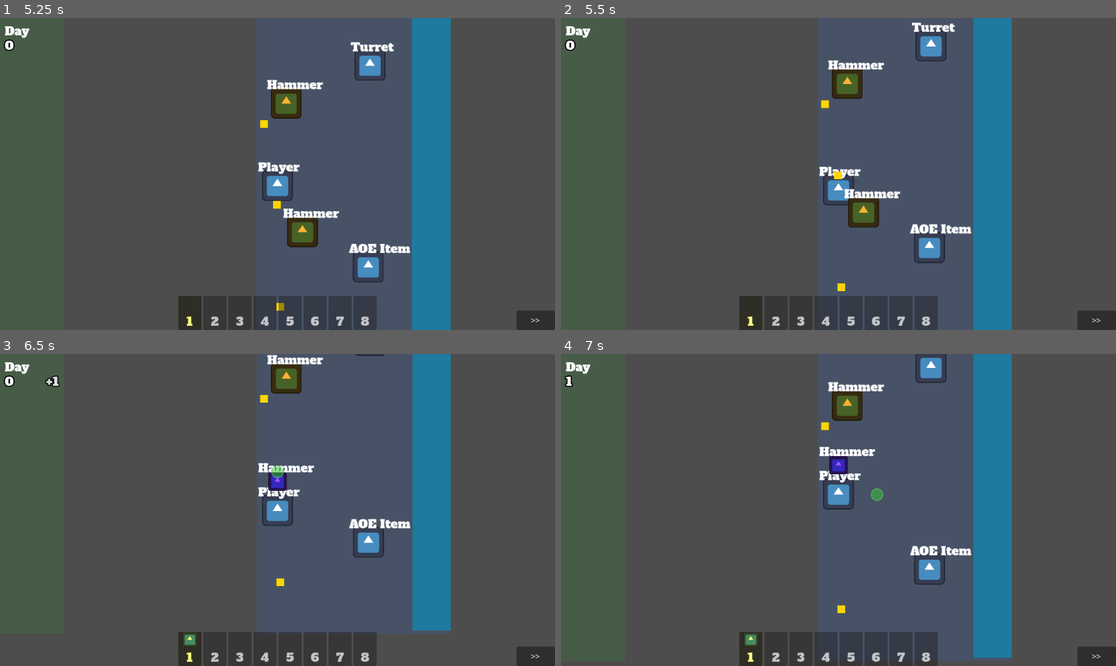
Above: before the commit, frames 1-4 (two rows, left to right).
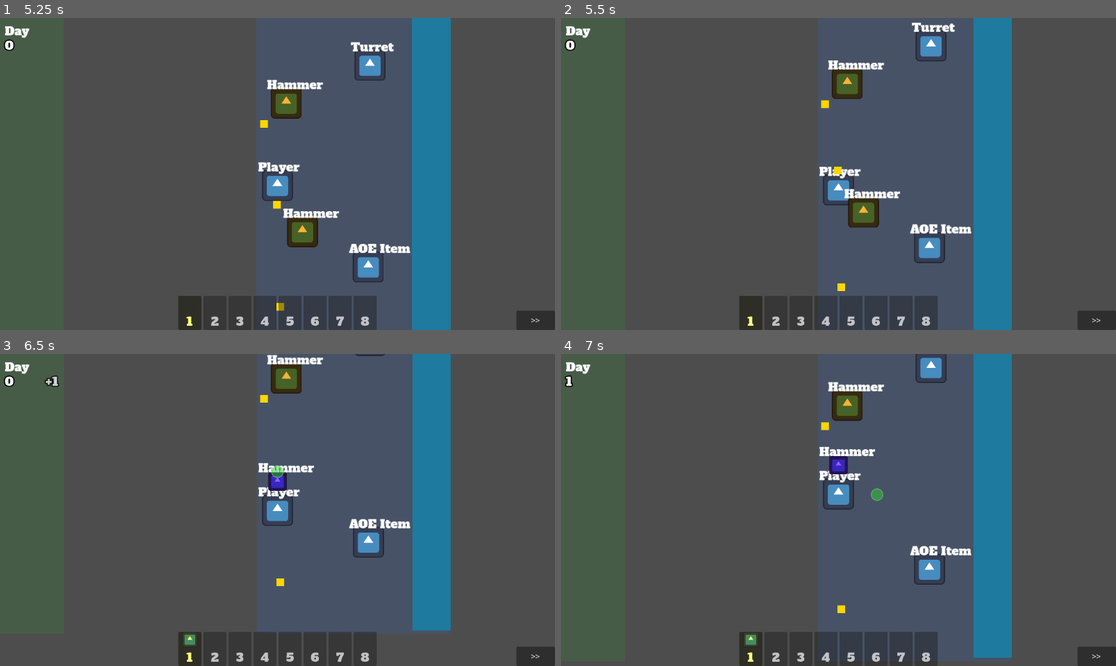
Above: after the commit, the same moments.

Repository: poga/dark-sea
Game: Godot game, scene res://scenes/game/main.tscn
Same seed, same stepped clock (60 frames per second), same inputs: the game is played once before the commit and once after it. The project has no main scene, so this scene is started directly. The engine's default icon, where the game draws it, is replaced by a stand-in: a white triangle on a blue panel in a dark square.
Inputs (mouse positions are in pixels of both pictures, inside the frame that each line leads up to):
- Up to frame 1 (5.25 s): tap Enter at 0.5 s; move the mouse to (399, 158) at 0.52 s; press the mouse at (399, 158) at 0.53 s; hold D (move_right) 0.53-1.25 s; release the mouse at (399, 158) at 1.25 s; drag from (166, 189) to (33, 174) at 1.27 s; move the mouse to (333, 105) at 2.02 s; hold D (move_right) 2.03-2.75 s; hold Shift 2.03-2.75 s; click (333, 105) at 2.3 s; drag from (249, 236) to (294, 174) at 2.77 s; move the mouse to (444, 220) at 3.52 s; press the mouse at (444, 220) at 3.53 s; hold A (move_left) 3.53-4.25 s; tap Ctrl at 3.6 s; release the mouse at (444, 220) at 4.25 s; drag from (111, 127) to (333, 174) at 4.27 s; move the mouse to (305, 174) at 5.02 s; press the mouse at (305, 174) at 5.03 s; hold S (move_down) from 5.03 s (still down)
- Up to frame 2 (5.5 s): keep holding S (move_down)
- Up to frame 3 (6.5 s): release S (move_down) at 5.75 s; release the mouse at (305, 510) at 5.75 s; drag from (194, 432) to (277, 500) at 5.77 s
- Up to frame 4 (7 s): move the mouse to (960, 494) at 6.52 s; press the mouse at (960, 494) at 6.53 s; hold W (move_up) from 6.53 s (still down); tap Alt at 6.6 s

Frame 1 is identical in both runs. In frame 2, less than 0.1% of the frame differs, in the area x 49-51%, y 47-52%; in frame 3, less than 0.1%; in frame 4, nothing differs.

Commit message:
feat(gold): tuned rise values and scene UID updates
Co-Authored-By: Claude Opus 4.6 <noreply@anthropic.com>

Diff:
--- a/scenes/gold/gold.tscn
+++ b/scenes/gold/gold.tscn
@@ -1,19 +1,22 @@
-[gd_scene load_steps=3 format=3]
+[gd_scene format=3 uid="uid://cymyiqi4rc5bn"]
 
-[ext_resource type="Script" path="res://scenes/gold/gold.gd" id="1"]
+[ext_resource type="Script" uid="uid://24mid1cvsqia" path="res://scenes/gold/gold.gd" id="1"]
 
 [sub_resource type="CircleShape2D" id="SubResource_1"]
 radius = 20.0
 
-[node name="Gold" type="Area2D"]
+[node name="Gold" type="Area2D" unique_id=1098567833]
 script = ExtResource("1")
+rise_height = 30.0
+rise_duration = 0.1
+rise_pause = 0.2
 
-[node name="ColorRect" type="ColorRect" parent="."]
+[node name="ColorRect" type="ColorRect" parent="." unique_id=1128753004]
 offset_left = -8.0
 offset_top = -8.0
 offset_right = 8.0
 offset_bottom = 8.0
 color = Color(1, 0.84, 0, 1)
 
-[node name="CollisionShape2D" type="CollisionShape2D" parent="."]
+[node name="CollisionShape2D" type="CollisionShape2D" parent="." unique_id=2145978977]
 shape = SubResource("SubResource_1")
